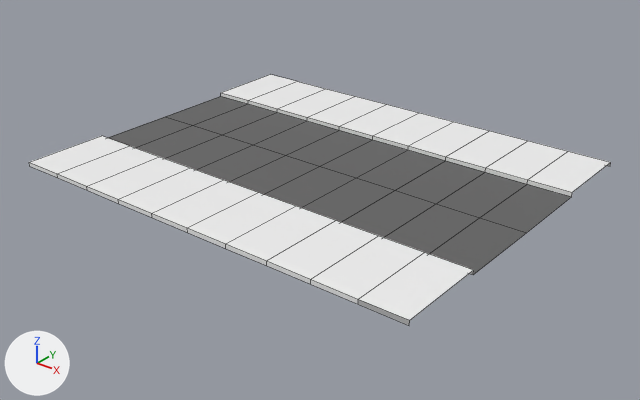
The FBX model BuildingSim/Assets/Models/bornRoad.fbx as it was, and as the next commit left it.
The view is the same before and after, from a 50 mm camera at (1.123, -1.403, 0.787) aimed at (0.021, -0.027, -0.066). The lights are fixed; the arrows at lower left show +X, +Y and +Z. Mesh edges are drawn as thin lines. Where no turn or scale is listed for an object, it has been applied to the vertices.
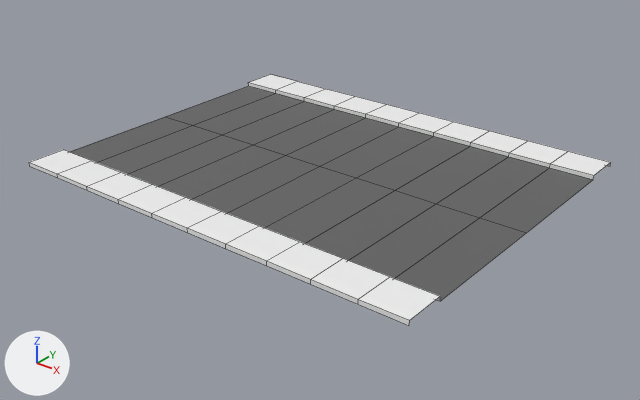
Commit message: RoadモデルをUV展開済みのものに更新

The change, as a diff of the scene's bpy script:
```diff
--- a/BuildingSim/Assets/Models/bornRoad.fbx.py
+++ b/BuildingSim/Assets/Models/bornRoad.fbx.py
@@ me_mesh @@
 me_mesh.from_pydata(...)  # 99 vertices, 80 faces; spans x -0.5..0.5, y -0.4..0.4, z 0.0..0.01
 # used by ob_pplane1; location = (0.0, 0.0, 0.0)
+# me_mesh part 1: all 22 vertices in x -0.5..0.5, y -0.2, z 0.0..0.01 are moved by (0.0, -0.109, 0.0)
+# me_mesh part 2: all 22 vertices in x -0.5..0.5, y 0.2, z 0.0..0.01 are moved by (0.0, 0.109, 0.0)
 me_mesh.materials.append(mat_lambert3)
```

Changed parts and their boxes (x1, y1, x2, y2) in the pictures (640 x 400 px; the box of a moved part takes in the faces that stretch with it):
part 1 of me_mesh, moved or reshaped
    both: (30, 117, 526, 320)
part 2 of me_mesh, moved or reshaped
    both: (165, 75, 610, 233)
